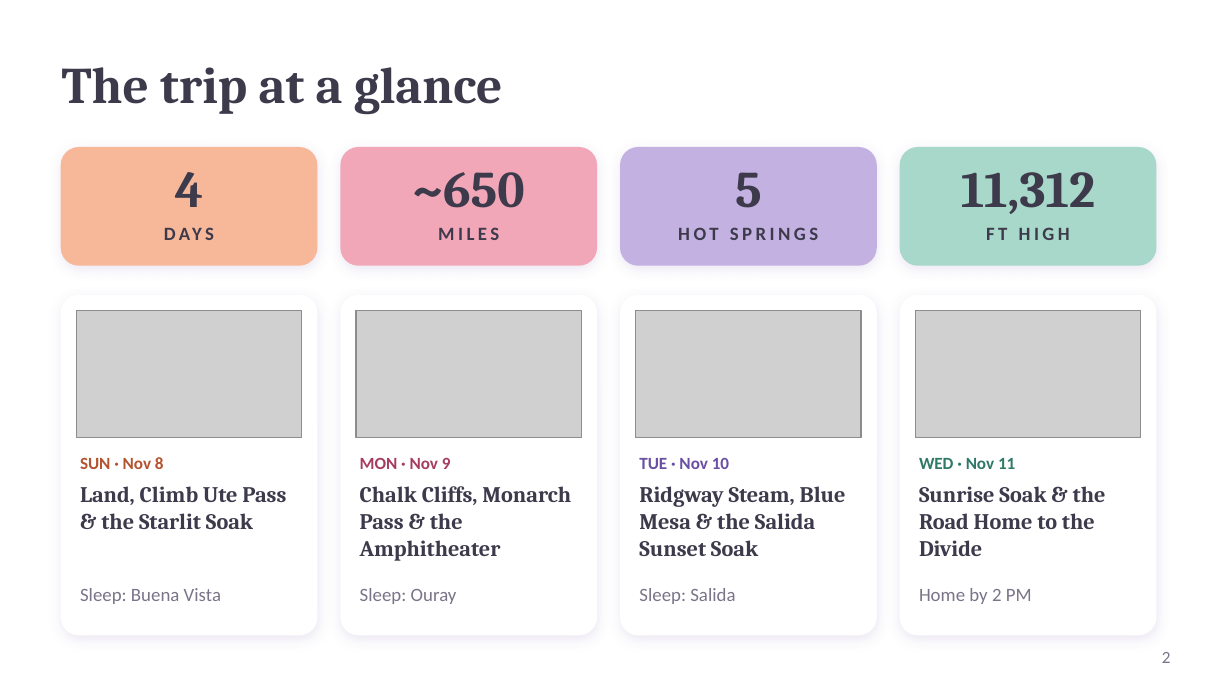
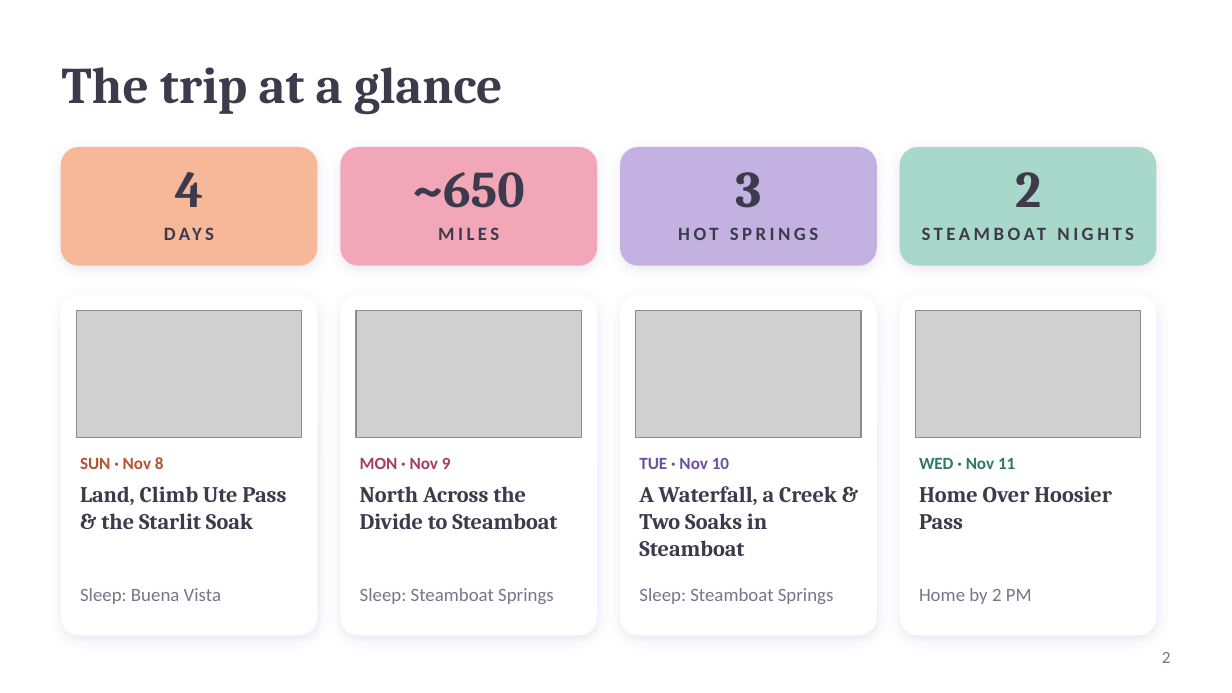
Before and after one commit to kohl-crypto/desert-to-divide, a slide deck: slide 2 of Desert-to-Divide-Tour-Guide.pptx. Drawn at 1232x693 pixels with LibreOffice and Linux fonts; fonts in the diff are those of the drawing; grey boxes stand for pictures. Boxes give left, top, right and bottom in pixels: in the first picture for what was removed or moved away, otherwise in the second. Text is boxed around its words. In the diff, an @@ line names an element or a change of style, - is before the commit and + after.

```diff
--- a/Desert-to-Divide-Tour-Guide.pptx
+++ b/Desert-to-Divide-Tour-Guide.pptx
@@ text at (735, 172, 761, 208): text changed @@
-5
+3
@@ text at (1015, 172, 1041, 207): text changed @@
-11,312
+2
@@ text at (986, 227, 1070, 240): text changed @@
-FT HIGH
+STEAMBOAT NIGHTS
@@ text at (360, 486, 557, 529): text changed @@
-Chalk Cliffs, Monarch Pass & the Amphitheater
+North Across the Divide to Steamboat
@@ text at (639, 486, 837, 556): text changed @@
-Ridgway Steam, Blue Mesa & the Salida Sunset Soak
+A Waterfall, a Creek & Two Soaks in Steamboat
@@ text at (919, 486, 1112, 529): text changed @@
-Sunrise Soak & the Road Home to the Divide
+Home Over Hoosier Pass
@@ text at (360, 588, 554, 604): text changed @@
-Sleep: Ouray
+Sleep: Steamboat Springs
@@ text at (639, 588, 834, 604): text changed @@
-Sleep: Salida
+Sleep: Steamboat Springs
```
Also in this commit, not shown: 13 other slides changed, 19 other files.
